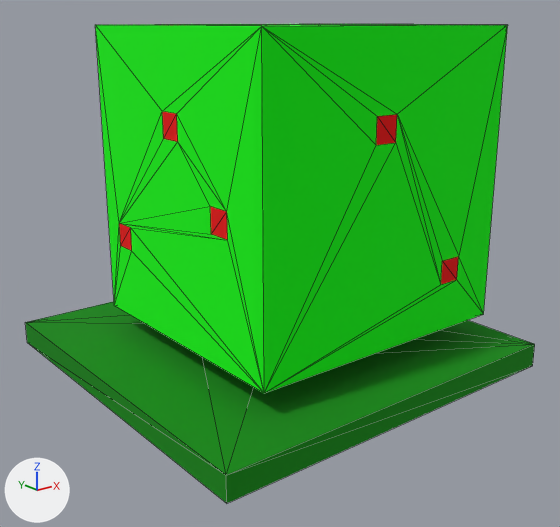
Renders of the OBJ model TchooTchoo/Assets/Graphics/Obstacles/Obstacle_1x1_1.obj from each side of a commit.
Rendered twice from a camera (50 mm lens) standing at (-1.96, -2.51, 1.42) and looking at (-0.02, -0.09, 0.45). The lights are fixed; the arrows at lower left show +X, +Y and +Z. Mesh edges are drawn as thin lines. Where no turn or scale is listed for an object, it has been applied to the vertices. Vertices at the same position are counted once.

The older version as bpy lines, for what is in view:
```python
me_untitled = bpy.data.meshes.new('Untitled')
me_untitled.from_pydata(...)  # 76 vertices, 148 faces; spans x -0.8..0.8, y -0.8..0.8, z 0.0..1.4
me_untitled.materials.append(mat_palette)  # picture img_obstacle_1x1_1_png
ob_untitled = bpy.data.objects.new('Untitled', me_untitled)
ob_untitled.location = (0.0, 0.0, 0.0)
```
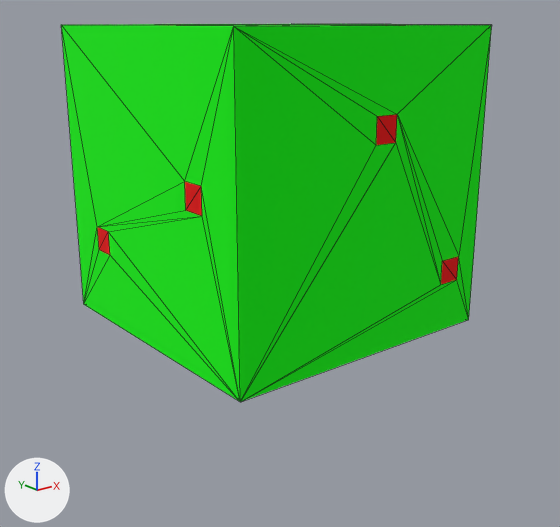
Pixel boxes (x1, y1, x2, y2) of what changed, in the pictures (560 x 527 px):
'Untitled', reshaped (15% narrower, 21% shorter)
    before: (25, 24, 535, 503)
    after: (61, 24, 492, 402)

The change, as a diff of the scene's bpy script:
```diff
--- a/TchooTchoo/Assets/Graphics/Obstacles/Obstacle_1x1_1.obj.py
+++ b/TchooTchoo/Assets/Graphics/Obstacles/Obstacle_1x1_1.obj.py
@@ me_untitled @@
 # used by ob_untitled; location = (0.0, 0.0, 0.0)
-me_untitled.from_pydata(...)  # 76 vertices, 148 faces; spans x -0.8..0.8, y -0.8..0.8, z 0.0..1.4
+me_untitled.from_pydata(...)  # 52 vertices, 100 faces; spans x -0.6..0.6, y -0.6..0.6, z 0.1..1.4
+# me_untitled part 1
+# 38 vertices are removed from x -0.8..0.8, y -0.8..0.8, z 0.0..1.4
+# 107 faces are deleted
+# 4 vertices in x -0.5, y -0.6..0.4, z 0.2..0.6 move by (-0.1, 0.0, 0.0)
+# 2 vertices move from x -0.5, y -0.4..-0.3, z 0.7 to x -0.6, y -0.4..-0.3, z 0.8
+# 14 vertices are added at x -0.6..0.6, y -0.6..0.6, z 0.1..1.4
+# 59 new faces join them
 me_untitled.materials.append(mat_palette)
```
